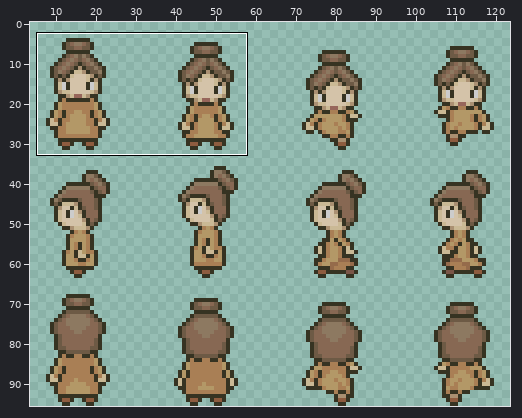
Two versions of one pixel-art file, assets/01_characters/03_pnjs/jeanneRochat.aseprite. The picture above shows the old version from afar; the outline marks the close-up.
Close-up. The starting point:
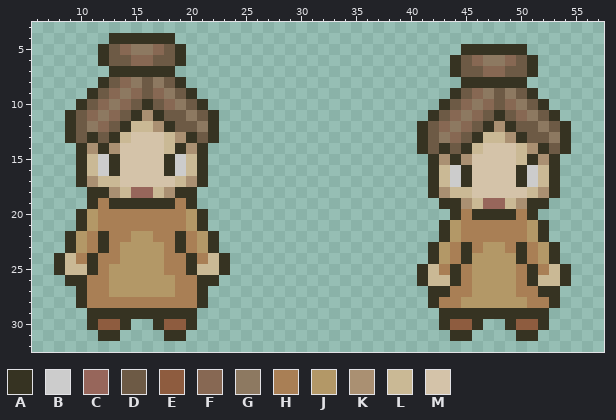
128x96 pixels, 1 frame. Shown: x 6..57, y 3..32. The wide view leaves out empty margins. The commit also changed other parts of the picture, which this record leaves out.
Palette (. is transparent): A #363322  B #cccccc  C #97665b  D #6d5a45  E #8e5c3f  F #876853  G #8d7961  H #a97f55  J #b39867  K #aa9072  L #cab995  M #d4c3a9
Pixels before, first column x 8:
 4 .....AAAAAA....................................
 5 ....ADFGGFDA.........................AAAAAA....
 6 ....ADDFFDDA........................ADFGGFDA...
 7 .....AAAAAA.........................ADDFFDDA...
 8 ....ADFGDGDA.........................AAAAAA....
 9 ...ADFGFDFGDA.......................ADFGDGDA...
10 ..ADFGFDADFGDA.....................ADFGFDFGDA..
11 .ADFGFDAKADDGDA...................ADFGFDADFGDA.
12 .ADGFDALLKADDGA..................ADFGFDAKADDGDA
13 .ADADALMMMLKADA..................ADGFDALLKADDGA
14 ..AKAKMMMMLAKA...................ADADALMMMLKADA
15 ..ALBAMMMMABLA....................AKAKMMMMLAKA.
16 ..ALBAMMMMABLA....................ALBAMMMMABLA.
17 ..AKLLMMMMMLKA....................ALBAMMMMABLA.
18 ...AAKLCCLKAA.....................AKLLMMMMMLKA.
19 ...AHAAAAAAHA......................AAKLCCLKAA..
20 ..AJHHHHHHHHJA......................AHAAAAHA...
21 ..AJHHHHHHHHJA.....................AJHHHHHHJA..
22 .AJHAHHJJHHAHJA....................AJHHHHHHJA..
23 .AJHAHJJJJHAHJA...................AJHAHJJHAHJA.
24 ALHAHHJJJJHHAHLA..................AJHAJJJJAHJA.
25 ALLAHJJJJJHHALLA.................ALHAHJJJJHAHLA
26 .AAHHJJJJJJHHAA..................ALLAHJJJJHALLA
27 ..AHHJJJJJJHHA....................AAHHJJJJHHAA.
28 ..AHHHHHHHHHHA....................AHHJJJJJJHHA.
29 ...AAAAAAAAAA......................AAAAAAAAAA..
30 ...AEEA..AEEA......................AEEA..AEEA..
31 ....AA....AA........................AA....AA...
And afterwards:
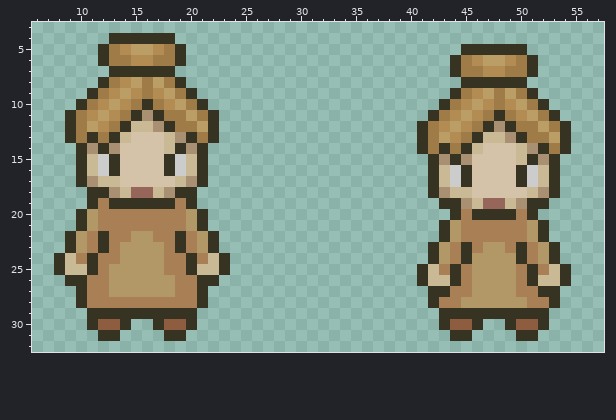
From old to new:
colour D: #6d5a45 -> #9f7c47
colour F: #876853 -> #b28c52
colour G: #8d7961 -> #bb9e66
